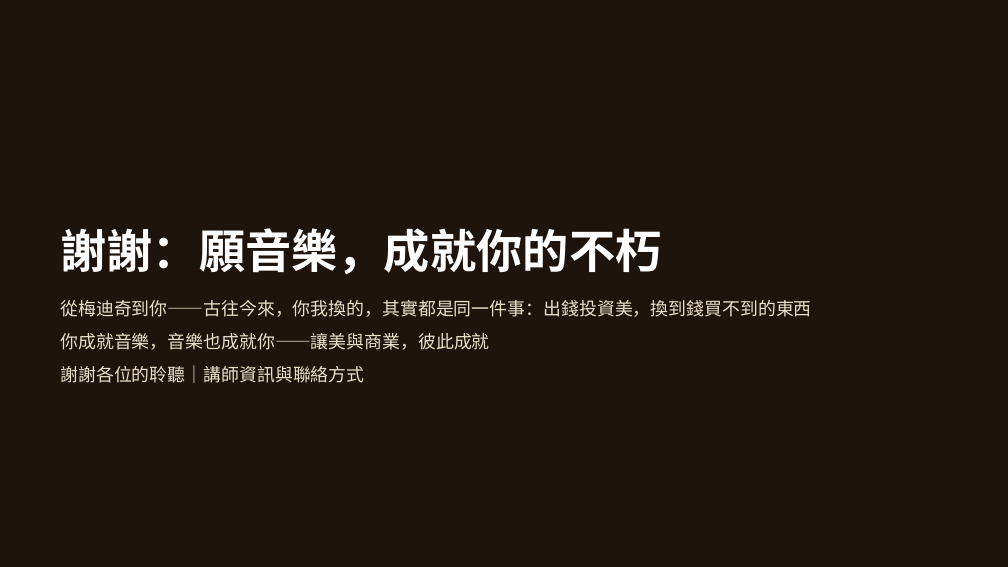
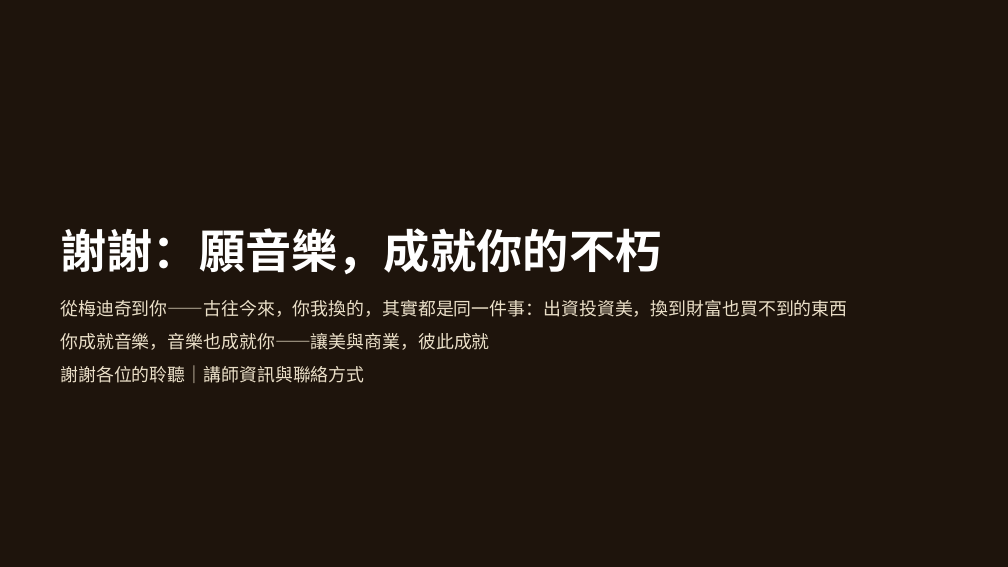
Before and after one commit to kblab2024/music-business-lecture, a slide deck: slide 57 of docs/downloads/音樂與企業-投影片.pptx. Drawn at 1008x567 pixels with LibreOffice and Linux fonts; fonts in the diff are those of the drawing; background and template pictures are left out. Boxes give left, top, right and bottom in pixels: in the first picture for what was removed or moved away, otherwise in the second. Text is boxed around its words. In the diff, an @@ line names an element or a change of style, - is before the commit and + after.

```diff
--- a/docs/downloads/音樂與企業-投影片.pptx
+++ b/docs/downloads/音樂與企業-投影片.pptx
@@ text at [60,300,847,317]: text changed @@
-從梅迪奇到你——古往今來，你我換的，其實都是同一件事：出錢投資美，換到錢買不到的東西
+從梅迪奇到你——古往今來，你我換的，其實都是同一件事：出資投資美，換到財富也買不到的東西
```
Also in this commit, not shown: 28 other slides changed, 7 other files.
